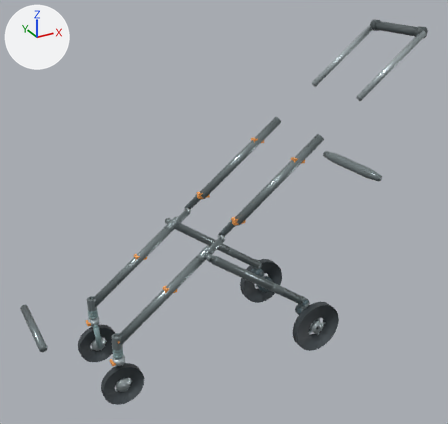
The glTF model models/no_cabin/w380_state5_wheel_S.glb as it was, and as the next commit left it.
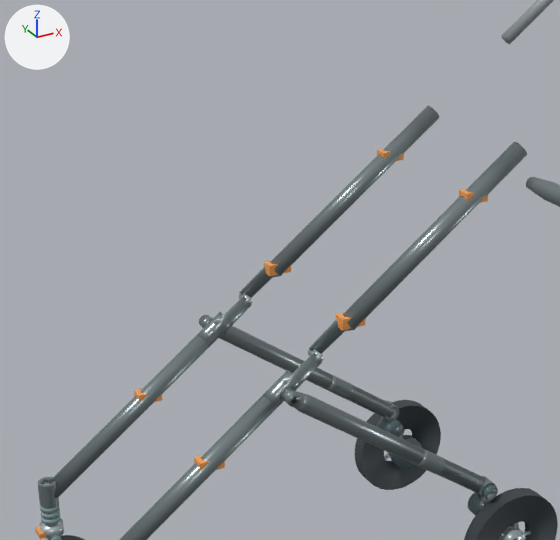
Each version is shown whole from a 50 mm camera at (-0.443, -1.832, 1.492) aimed at (0.564, -0.001, 0.576), then close up on the part from 15% to 76% of the width and 15% to 77% of the height. Lighting does not change. The marker at upper left points along +X, +Y and +Z. The first two pictures are the older version. Where no turn or scale is listed for an object, it has been applied to the vertices.

In view in the first close-up: 'RL_tire.002', 'RR_tire.002', 'V46_rear_leg_-1.004', 'V46_rear_leg_1.004', 'handle_slider_1.002', 'main_lower_-1.004', 'main_lower_1.004', 'main_upper_-1.004', 'main_upper_1.004' and 35 more.
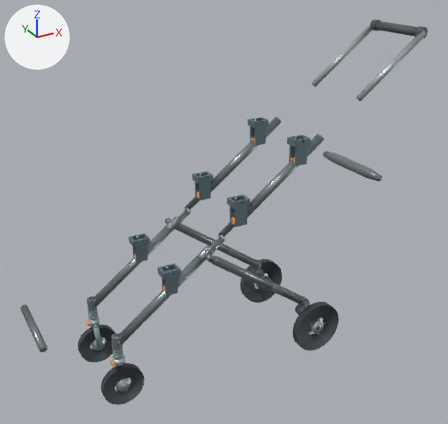
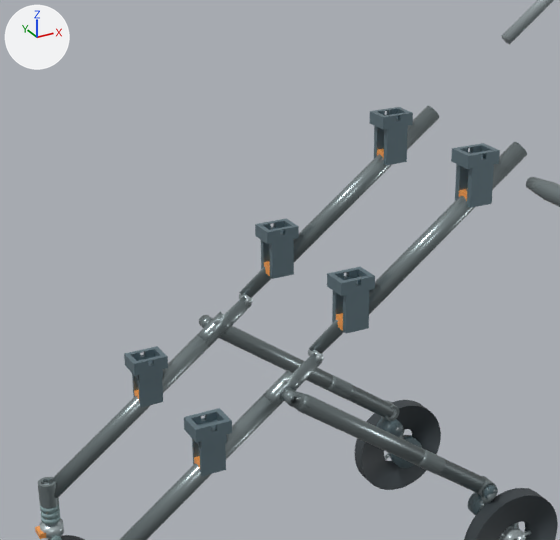
Boxes [x1, y1, x2, y2] around the edits, measured in the close-ups (560 x 540 px):
'Universal_Cabin_Receiver_M_-1', added
    after: [327, 267, 375, 334]
'Universal_Cabin_Receiver_H_-1', added
    after: [451, 143, 500, 208]
'Universal_Cabin_Receiver_L_-1', added
    after: [184, 408, 232, 476]
'Universal_Cabin_Receiver_M_1', added
    after: [255, 219, 299, 279]
'Universal_Cabin_Receiver_H_1', added
    after: [370, 107, 413, 165]
'Universal_Cabin_Receiver_L_1', added
    after: [124, 346, 168, 407]

Edits to the bpy script that builds the scene:
```text
Add mat_universal_cabin_receiver:
    mat_universal_cabin_receiver = principled_material('Universal Cabin Receiver')
    mat_universal_cabin_receiver.base_color = (0.18, 0.26, 0.3)  # greyish blue #768b95
    mat_universal_cabin_receiver.metallic = 0.58
    mat_universal_cabin_receiver.roughness = 0.42
Add me_universal_cabin_receiver_m__1:
    me_universal_cabin_receiver_m__1.from_pydata(...)  # 76 vertices, 156 faces; spans x 0.5147..0.5787, y -0.159..-0.111, z 0.589..0.682
    me_universal_cabin_receiver_m__1.materials.append(mat_universal_cabin_receiver)  # greyish blue #768b95
Add me_universal_cabin_receiver_l__1:
    me_universal_cabin_receiver_l__1.from_pydata(...)  # 84 vertices, 168 faces; spans x 0.248..0.312, y -0.159..-0.111, z 0.389..0.482
    me_universal_cabin_receiver_l__1.materials.append(mat_universal_cabin_receiver)  # greyish blue #768b95
Add me_universal_cabin_receiver_h__1:
    me_universal_cabin_receiver_h__1.from_pydata(...)  # 76 vertices, 156 faces; spans x 0.7547..0.8187, y -0.159..-0.111, z 0.769..0.862
    me_universal_cabin_receiver_h__1.materials.append(mat_universal_cabin_receiver)  # greyish blue #768b95
Add me_universal_cabin_receiver_m_1:
    me_universal_cabin_receiver_m_1.from_pydata(...)  # 76 vertices, 156 faces; spans x 0.5147..0.5787, y 0.111..0.159, z 0.589..0.682
    me_universal_cabin_receiver_m_1.materials.append(mat_universal_cabin_receiver)  # greyish blue #768b95
Add me_universal_cabin_receiver_l_1:
    me_universal_cabin_receiver_l_1.from_pydata(...)  # 84 vertices, 168 faces; spans x 0.248..0.312, y 0.111..0.159, z 0.389..0.482
    me_universal_cabin_receiver_l_1.materials.append(mat_universal_cabin_receiver)  # greyish blue #768b95
Add me_universal_cabin_receiver_h_1:
    me_universal_cabin_receiver_h_1.from_pydata(...)  # 76 vertices, 156 faces; spans x 0.7547..0.8187, y 0.111..0.159, z 0.769..0.862
    me_universal_cabin_receiver_h_1.materials.append(mat_universal_cabin_receiver)  # greyish blue #768b95
Add ob_universal_cabin_receiver_m__1:
    ob_universal_cabin_receiver_m__1 = bpy.data.objects.new('Universal_Cabin_Receiver_M_-1', me_universal_cabin_receiver_m__1)
    ob_universal_cabin_receiver_m__1.location = (0.0, 0.0, 0.0)
Add ob_universal_cabin_receiver_l__1:
    ob_universal_cabin_receiver_l__1 = bpy.data.objects.new('Universal_Cabin_Receiver_L_-1', me_universal_cabin_receiver_l__1)
    ob_universal_cabin_receiver_l__1.location = (0.0, 0.0, 0.0)
Add ob_universal_cabin_receiver_h__1:
    ob_universal_cabin_receiver_h__1 = bpy.data.objects.new('Universal_Cabin_Receiver_H_-1', me_universal_cabin_receiver_h__1)
    ob_universal_cabin_receiver_h__1.location = (0.0, 0.0, 0.0)
Add ob_universal_cabin_receiver_m_1:
    ob_universal_cabin_receiver_m_1 = bpy.data.objects.new('Universal_Cabin_Receiver_M_1', me_universal_cabin_receiver_m_1)
    ob_universal_cabin_receiver_m_1.location = (0.0, 0.0, 0.0)
Add ob_universal_cabin_receiver_l_1:
    ob_universal_cabin_receiver_l_1 = bpy.data.objects.new('Universal_Cabin_Receiver_L_1', me_universal_cabin_receiver_l_1)
    ob_universal_cabin_receiver_l_1.location = (0.0, 0.0, 0.0)
Add ob_universal_cabin_receiver_h_1:
    ob_universal_cabin_receiver_h_1 = bpy.data.objects.new('Universal_Cabin_Receiver_H_1', me_universal_cabin_receiver_h_1)
    ob_universal_cabin_receiver_h_1.location = (0.0, 0.0, 0.0)
```
